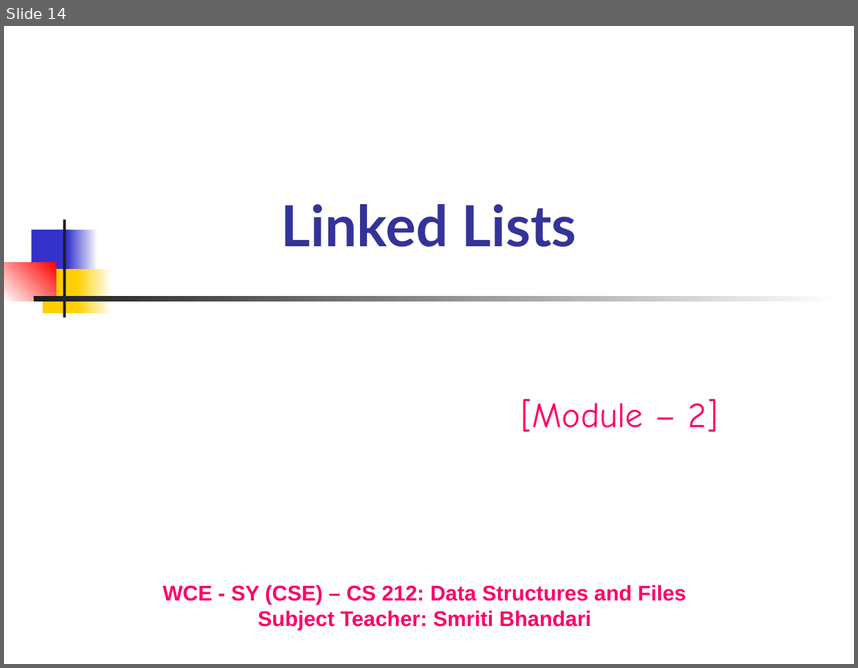
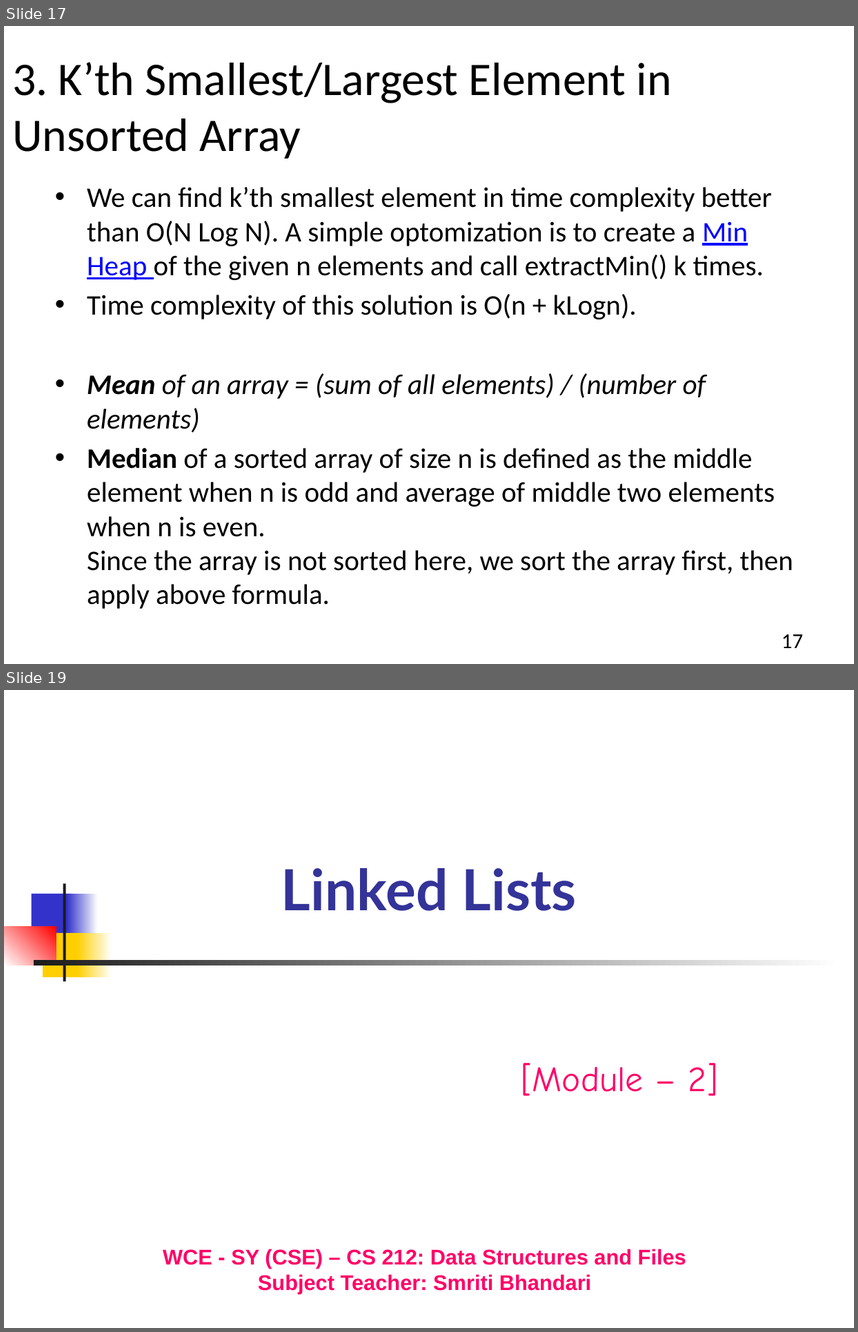
Before and after one commit to Aashishsharma/Learnings, a slide deck: DS and Algo/DS.pptx. Shown one above the other, each under a label of ours: slide 14 before the commit, slides 17 and 19 after it; the slides between them are not shown. The pictures are 858x668 and 858x1332 pixels, drawn with LibreOffice and Linux fonts; fonts in the diff are those of the drawing. Boxes give left, top, right and bottom in pixels: in the first picture for what was removed or moved away, otherwise in the second. Text is boxed around its words. In the diff, an @@ line names an element or a change of style, - is before the commit and + after.

```diff
--- a/DS and Algo/DS.pptx
+++ b/DS and Algo/DS.pptx
@@ slide 17 added at (4, 26, 854, 664), background #FFFFFF @@
@@ title added at (12, 62, 672, 158), 39.6 pt, text #000000 @@
+3. K’th Smallest/Largest Element in Unsorted Array
@@ text added at (87, 187, 793, 608), 24 pt, text #000000 @@
+• We can find k’th smallest element in time complexity better than O(N Log N). A simple optomization is to create a Min Heap of the given n elements and call extractMin() k times.
+• Time complexity of this solution is O(n + kLogn).
+• Mean of an array = (sum of all elements) / (number of elements)
+• Median of a sorted array of size n is defined as the middle element when n is odd and average of middle two elements when n is even.
+  Since the array is not sorted here, we sort the array first, then apply above formula.
@@ page number added at (782, 634, 803, 648), 18 pt, text #000000 @@
+17
@@ what was slide 14 is now slide 19 @@
```
Also in this commit, not shown: 2 slides changed, 7 other slides added, 2 other files.
